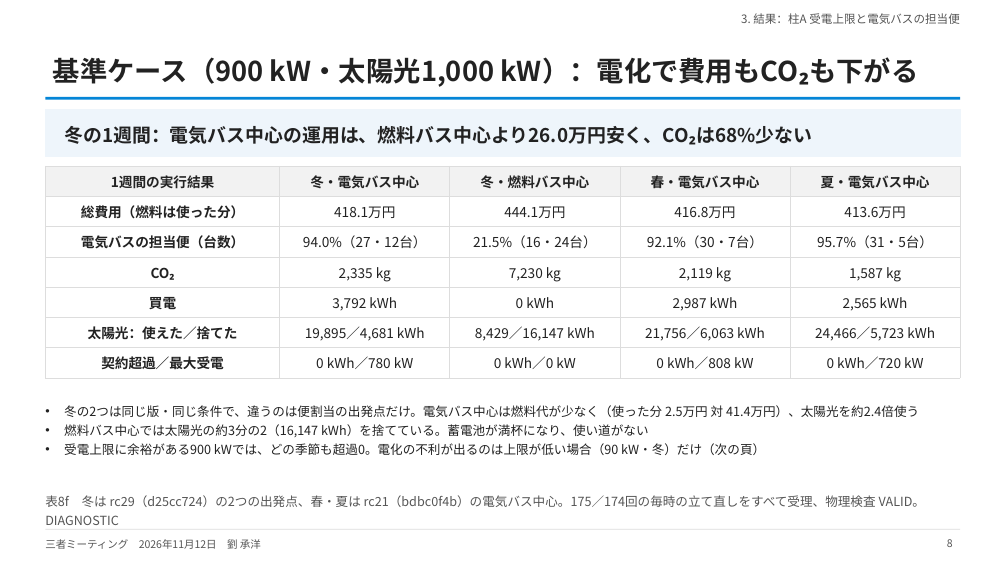
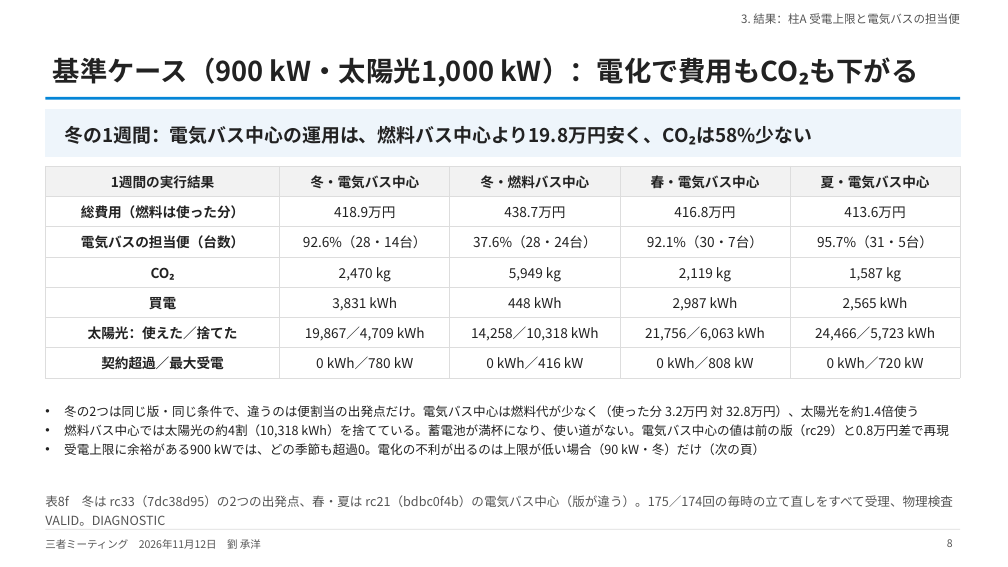
Before and after one commit to CYLIU2003/master-course, a slide deck: slide 8 of outcome/2026-11-12_three_party/three_party_20261112.pptx. Drawn at 1008x567 pixels with LibreOffice and Linux fonts; fonts in the diff are those of the drawing. Boxes give left, top, right and bottom in pixels: in the first picture for what was removed or moved away, otherwise in the second. Text is boxed around its words. In the diff, an @@ line names an element or a change of style, - is before the commit and + after.

```diff
--- a/outcome/2026-11-12_three_party/three_party_20261112.pptx
+++ b/outcome/2026-11-12_three_party/three_party_20261112.pptx
@@ text at (x1=64, y1=126, x2=812, y2=145): text changed @@
-冬の1週間：電気バス中心の運用は、燃料バス中心より26.0万円安く、CO₂は68%少ない
+冬の1週間：電気バス中心の運用は、燃料バス中心より19.8万円安く、CO₂は58%少ない
@@ table at (x1=45, y1=166, x2=960, y2=373) @@
-row 2, column 2: 418.1万円
+row 2, column 2: 418.9万円
-row 2, column 3: 444.1万円
+row 2, column 3: 438.7万円
-row 3, column 2: 94.0%（27・12台）
+row 3, column 2: 92.6%（28・14台）
-row 3, column 3: 21.5%（16・24台）
+row 3, column 3: 37.6%（28・24台）
-row 4, column 2: 2,335 kg
+row 4, column 2: 2,470 kg
-row 4, column 3: 7,230 kg
+row 4, column 3: 5,949 kg
-row 5, column 2: 3,792 kWh
+row 5, column 2: 3,831 kWh
-row 5, column 3: 0 kWh
+row 5, column 3: 448 kWh
-row 6, column 2: 19,895／4,681 kWh
+row 6, column 2: 19,867／4,709 kWh
-row 6, column 3: 8,429／16,147 kWh
+row 6, column 3: 14,258／10,318 kWh
-row 7, column 3: 0 kWh／0 kW
+row 7, column 3: 0 kWh／416 kW
@@ text at (x1=64, y1=405, x2=948, y2=437): text changed @@
-• 冬の2つは同じ版・同じ条件で、違うのは便割当の出発点だけ。電気バス中心は燃料代が少なく（使った分 2.5万円 対 41.4万円）、太陽光を約2.4倍使う
-• 燃料バス中心では太陽光の約3分の2（16,147 kWh）を捨てている。蓄電池が満杯になり、使い道がない
+• 冬の2つは同じ版・同じ条件で、違うのは便割当の出発点だけ。電気バス中心は燃料代が少なく（使った分 3.2万円 対 32.8万円）、太陽光を約1.4倍使う
+• 燃料バス中心では太陽光の約4割（10,318 kWh）を捨てている。蓄電池が満杯になり、使い道がない。電気バス中心の値は前の版（rc29）と0.8万円差で再現
@@ text at (x1=45, y1=495, x2=953, y2=526): text changed @@
-表8f 冬は rc29（d25cc724）の2つの出発点、春・夏は rc21（bdbc0f4b）の電気バス中心。175／174回の毎時の立て直しをすべて受理、物理検査 VALID。DIAGNOSTIC
+表8f 冬は rc33（7dc38d95）の2つの出発点、春・夏は rc21（bdbc0f4b）の電気バス中心（版が違う）。175／174回の毎時の立て直しをすべて受理、物理検査 VALID。DIAGNOSTIC
```
Also in this commit, not shown: 4 other slides changed, 2 slides added, 3 other files.
